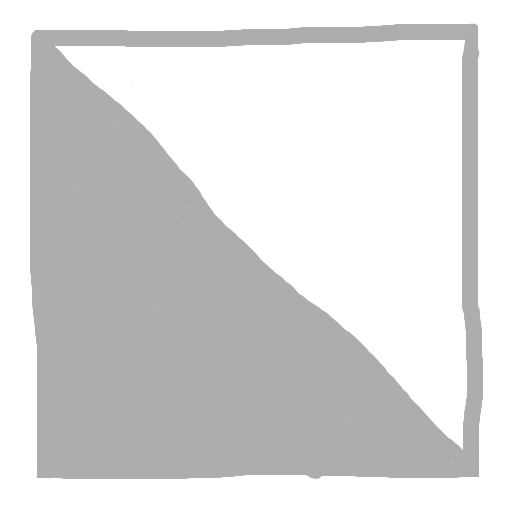
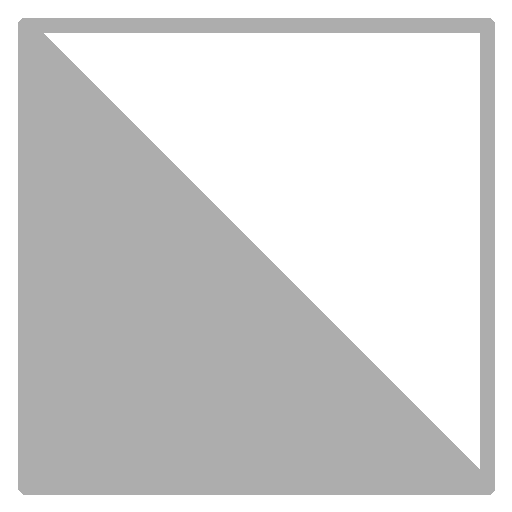
Comparing the layer stacks of the two w=512, h=512 images. Changes:
added layer "Layer #3" above "Layer #1" over [18, 18, 495, 495]
hid "Layer #1" over [30, 23, 483, 479]
hid "Layer #2" over [44, 31, 479, 468]
